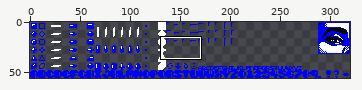
Pixel-art file, stored at build/aseprite/atlas.aseprite. The first picture is a wide view before the edit; the outline marks the close-up.
Close-up. Before:
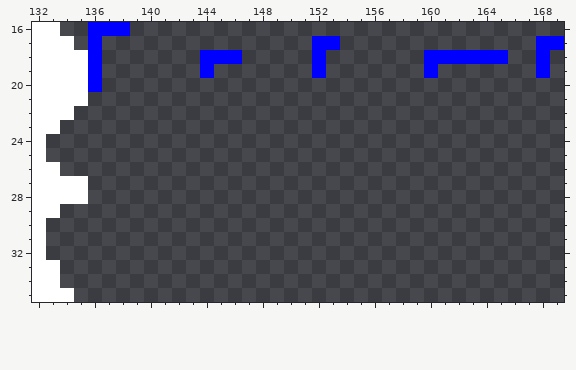
320x56 pixels, 1 frame. Shown: x 132..169, y 16..35. The commit also changed other parts of the picture, which this record leaves out.
Once edited:
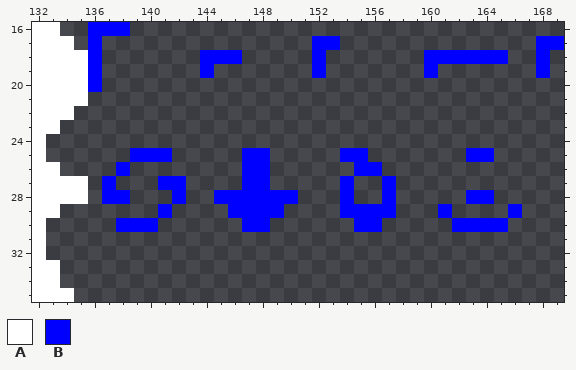
Palette (. is transparent): A #ffffff  B #0000ff
From old to new:
Changed rows in their new state; - is an unchanged pixel.
Layer "Stuff":
first column x 137:
25 --BBB-----BB-----BB-------BB--
26 -B--------BB------BB----------
27 B---BB----BB-----B--B---------
28 BB---B--BBBBBB---B--B-----BB--
29 ----B----BBBB----BBBB---B----B
30 -BBB------BB------BB-----BBBB-
